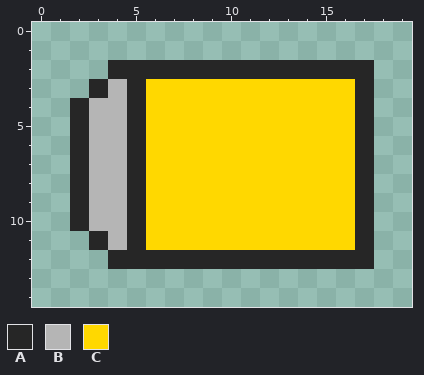
File history of a pixel-art sprite, DeGame/DeGame/Content/Sprites/Items/Mac10_BulletLeft.png. The first picture shows the starting point.
The file is 20x15 pixels. Pixels under 10% opacity are left out.
Palette (. is transparent): A #262626  B #b5b5b5  C #ffd800
New version:
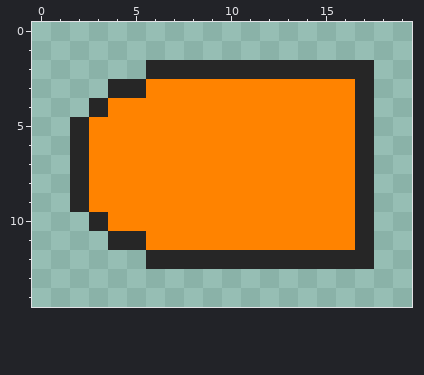
The commit says: slightly better bullet sprites
What changed:
colour C: #ffd800 -> #ff8300
y 2: x 4..5 AA -> ..
y 3: x 3..4 AB -> .A
y 4: x 2..5 ABBA -> .ACC
y 5..9: x 3..5 BBA -> CCC
y 10: x 2..5 ABBA -> .ACC
y 11: x 3..4 AB -> .A
y 12: x 4..5 AA -> ..
Boxes around the changes in both pictures, in picture pixels (x1, y1, x2, y2):
changed: (70, 60, 355, 269)
